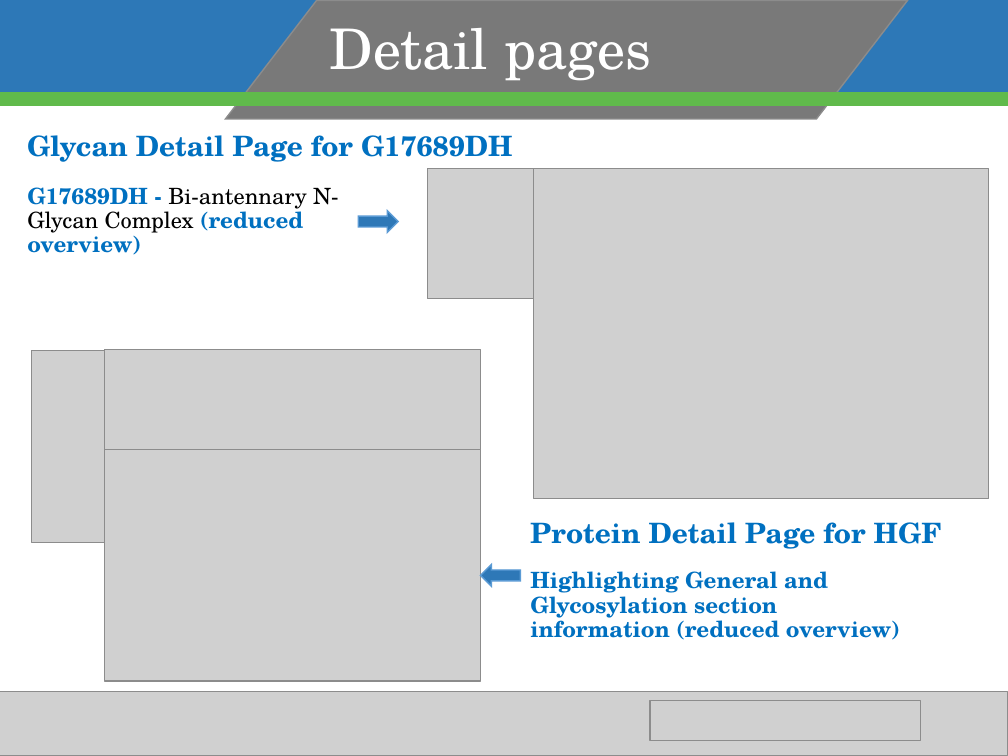
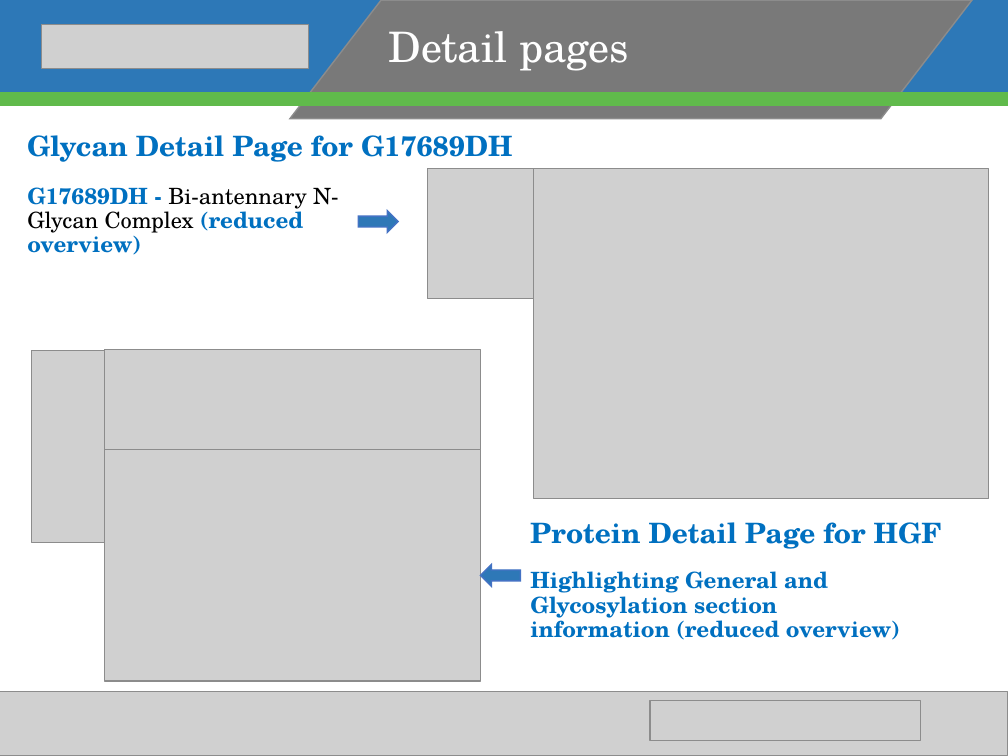
Before and after one commit to GW-HIVE/glygen-frontend, a slide deck: slide 7 of src/images/media/slides/pptx/GlyGen-general-slides.pptx (slide 8 before the commit). Drawn at 1008x756 pixels with LibreOffice and Linux fonts; fonts in the diff are those of the drawing; grey boxes stand for pictures; background and template pictures are left out. Boxes give left, top, right and bottom in pixels: in the first picture for what was removed or moved away, otherwise in the second. Text is boxed around its words. In the diff, an @@ line names an element or a change of style, - is before the commit and + after.

```diff
--- a/src/images/media/slides/pptx/GlyGen-general-slides.pptx
+++ b/src/images/media/slides/pptx/GlyGen-general-slides.pptx
@@ rectangle removed at [0,0,1008,104] @@
@@ group added at [0,0,1008,119]: 2 rectangles, 1 parallelogram, 1 picture @@
@@ parallelogram removed at [226,1,908,120] @@
@@ text "Detail pages": place and size @@
-text "Detail pages" at [330,28,651,81]
+text "Detail pages" at [388,31,629,71]
@@ text "Detail pages" at [388,31,629,71]: size 40 to 30 pt; vertical alignment top to middle @@
@@ rectangle removed at [0,93,1008,106] @@
@@ left arrow at [358,211,398,233]: outline #5B9BD5 1 pt to #4472C4 1 pt @@
@@ left arrow at [481,564,521,587]: outline #5B9BD5 1 pt to #4472C4 1 pt @@
```
Also in this commit, not shown: 7 other slides changed, 1 slide added, 2 slides removed, 4 other files.
